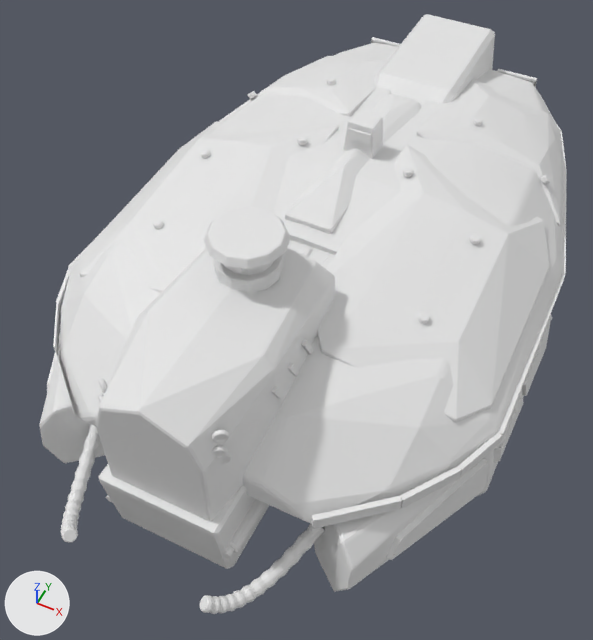
Two versions of the OBJ model Assets/Resources/Models/Thunder_M3/turret.obj, one commit apart.
Rendered twice from a 50 mm camera at (0.52, -1.109, 1.44) aimed at (0.0, -0.068, 0.138). The axes (+X, +Y, +Z) are drawn at lower left. The lights are the same throughout. The first picture is the older version. Where no turn or scale is listed for an object, it has been applied to the vertices. Vertices at exactly the same position are counted once.

Objects in the first picture: 'turret'.
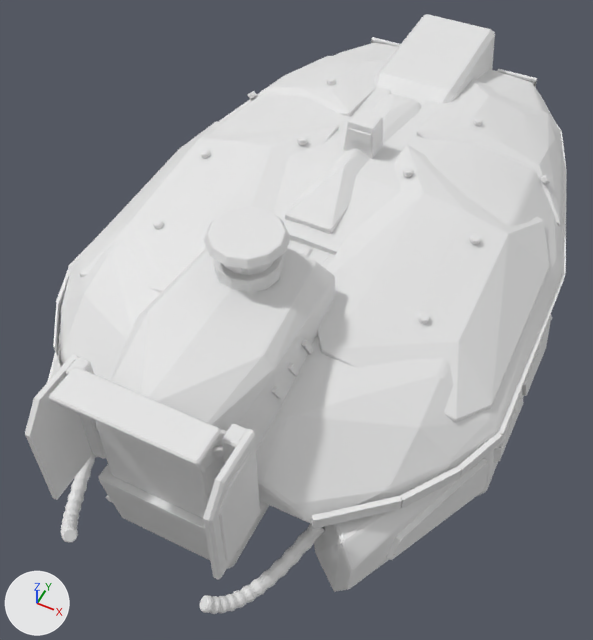
Where the change shows, as pixel boxes (x1, y1, x2, y2) in the pictures (593 x 640 px):
'turret', reshaped
    before: (40, 14, 567, 614)
    after: (25, 14, 567, 614)
part 1 of me_turret, added
    after: (222, 424, 247, 463)
part 2 of me_turret, added
    after: (65, 357, 106, 459)
part 3 of me_turret, added
    after: (49, 367, 221, 466)
part 4 of me_turret, added
    after: (203, 428, 260, 579)
part 5 of me_turret, added
    after: (25, 354, 93, 500)
part 6 of me_turret, added
    after: (219, 452, 256, 561)

The change, as a diff of the scene's bpy script:
```diff
--- a/Assets/Resources/Models/Thunder_M3/turret.obj.py
+++ b/Assets/Resources/Models/Thunder_M3/turret.obj.py
@@ me_turret @@
 # used by ob_turret; location = (0.0, 0.0, 0.0)
-me_turret.from_pydata(...)  # 10210 vertices, 19845 faces; spans x -0.49..0.49, y -0.69..0.88, z 0.0..0.54
+me_turret.from_pydata(...)  # 10342 vertices, 20081 faces; spans x -0.49..0.49, y -0.69..0.88, z 0.0..0.54
+# me_turret part 1: a new loose piece of 24 vertices spanning x 0.13..0.15, y -0.56..-0.53, z 0.21..0.44
+# me_turret part 2: a new loose piece of 24 vertices spanning x -0.15..-0.13, y -0.56..-0.53, z 0.21..0.44
+# me_turret part 3: a new loose piece of 24 vertices spanning x -0.13..0.13, y -0.63..-0.56, z 0.46..0.47
+# me_turret part 4: a new loose piece of 15 vertices spanning x 0.15..0.17, y -0.67..-0.53, z 0.21..0.44
+# me_turret part 5: a new loose piece of 15 vertices spanning x -0.17..-0.15, y -0.67..-0.53, z 0.21..0.44
+# me_turret part 6: a new loose piece of 15 vertices spanning x 0.16..0.17, y -0.64..-0.55, z 0.24..0.42
+# other edits to the shape of me_turret do not show in these pictures
```
